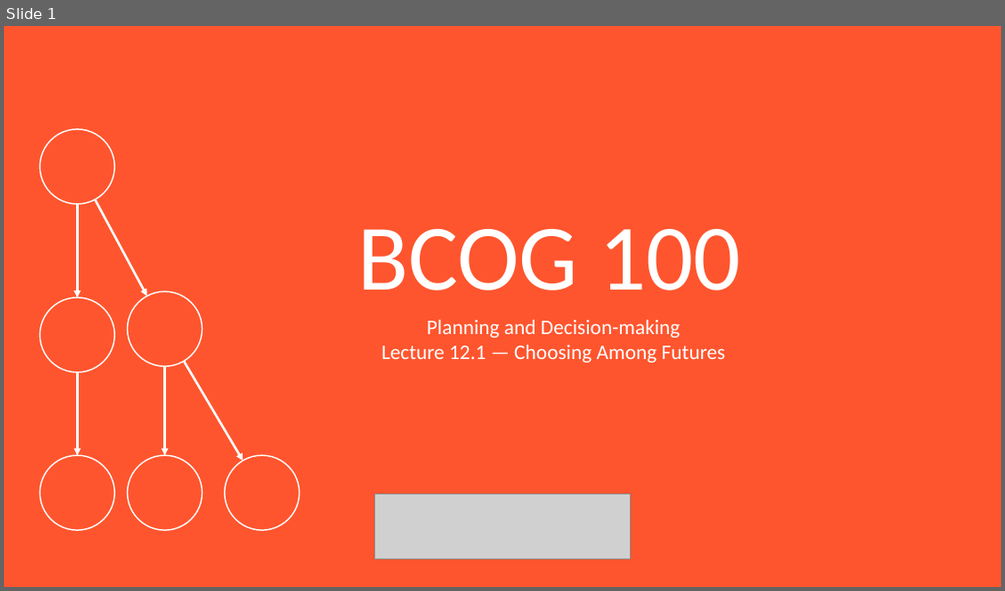
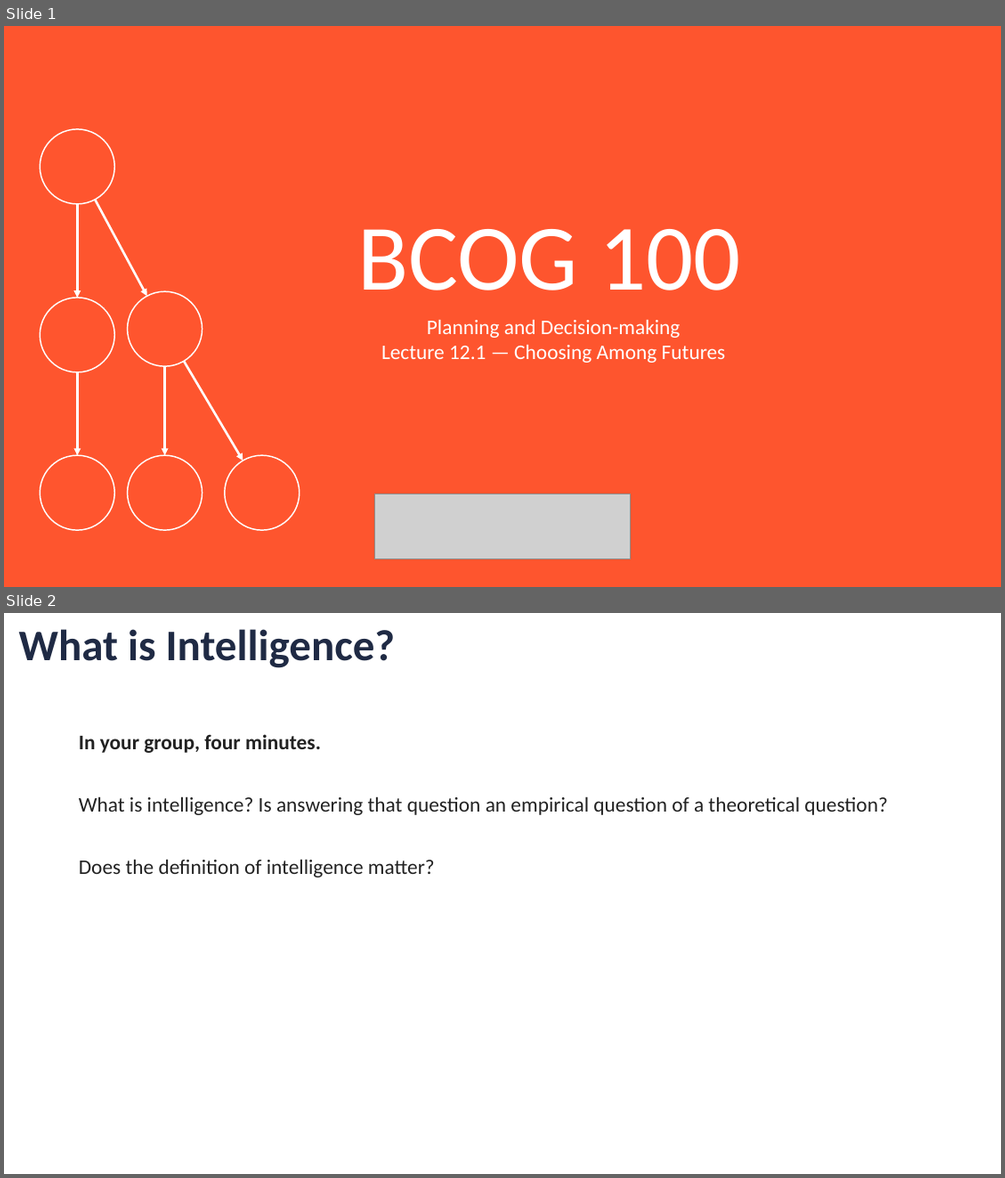
Before and after one commit to jonwillits/intro_to_bcs, a slide deck: planning_and_decisionmaking/planning_and_decisionmaking_lecture_1.pptx. Shown one above the other, each under a label of ours: slide 1 before the commit, slides 1 and 2 after it. The pictures are 1005x591 and 1005x1178 pixels, drawn with LibreOffice and Linux fonts; fonts in the diff are those of the drawing; grey boxes stand for pictures. Boxes give left, top, right and bottom in pixels: in the first picture for what was removed or moved away, otherwise in the second. Text is boxed around its words. In the diff, an @@ line names an element or a change of style, - is before the commit and + after.

Commit message:
Lab 12: Intelligence and Thinking Ahead, handout and report

```diff
--- a/planning_and_decisionmaking/planning_and_decisionmaking_lecture_1.pptx
+++ b/planning_and_decisionmaking/planning_and_decisionmaking_lecture_1.pptx
@@ slide 2 added at (x1=4, y1=613, x2=1001, y2=1174), background #FFFFFF @@
@@ text added at (x1=19, y1=629, x2=395, y2=668), 42 pt, text #1F2A44, bold @@
+What is Intelligence?
@@ text added at (x1=79, y1=734, x2=887, y2=877), 20 pt, text #222222 @@
+In your group, four minutes.
+What is intelligence? Is answering that question an empirical question of a theoretical question?
+Does the definition of intelligence matter?
```
Also in this commit, not shown: 1 slide changed, 1 slide removed, 12 other files.
